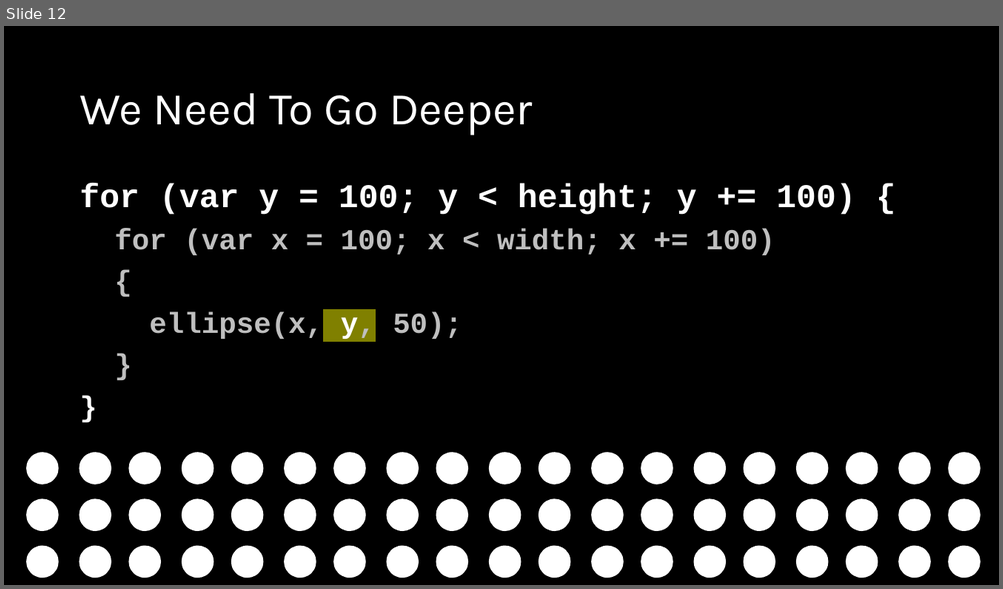
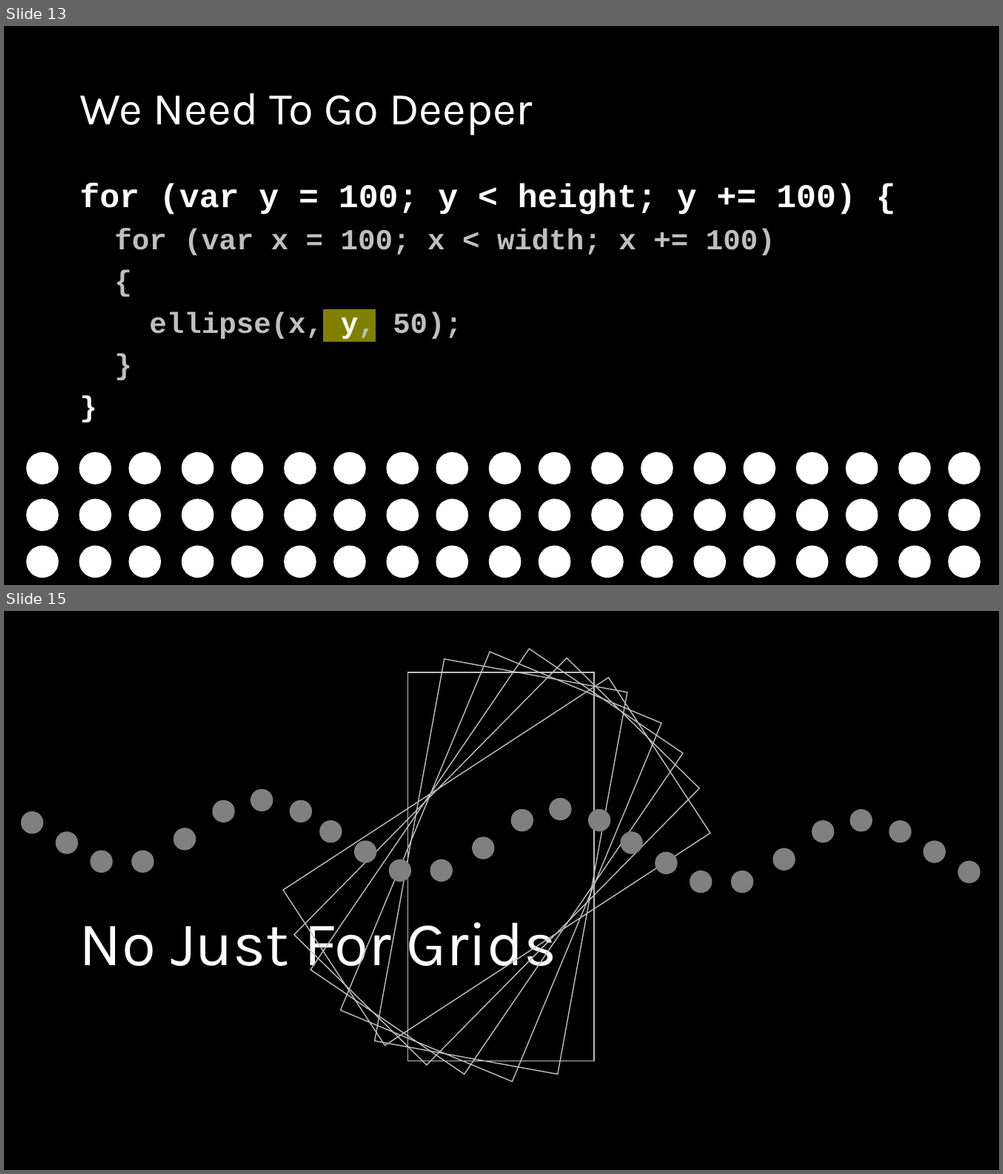
Before and after one commit to crhallberg/IMM120, a slide deck: Presentations/Loops - Oct 30.pptx. Shown one above the other, each under a label of ours: slide 12 before the commit, slides 13 and 15 after it; the slides between them are not shown. The pictures are 1003x589 and 1003x1174 pixels, drawn with LibreOffice and Linux fonts; fonts in the diff are those of the drawing. Boxes give left, top, right and bottom in pixels: in the first picture for what was removed or moved away, otherwise in the second. Text is boxed around its words. In the diff, an @@ line names an element or a change of style, - is before the commit and + after.

```diff
--- a/Presentations/Loops - Oct 30.pptx
+++ b/Presentations/Loops - Oct 30.pptx
@@ slide 15 added at box(4, 611, 999, 1170), background #000000 @@
@@ rectangle added at box(310, 649, 683, 1075), outline #BFBFBF 1 pt @@
@@ rectangle added at box(340, 652, 661, 1082), outline #BFBFBF 1 pt @@
@@ rectangle added at box(294, 658, 700, 1066), outline #BFBFBF 1 pt @@
@@ rectangle added at box(375, 659, 626, 1075), outline #BFBFBF 1 pt @@
@@ rectangle added at box(407, 673, 594, 1062), outline #BFBFBF 1 pt @@
@@ rectangle added at box(283, 678, 710, 1046), outline #BFBFBF 1 pt @@
@@ ellipse added at box(212, 800, 235, 823), fill #808080 @@
@@ ellipse added at box(250, 789, 273, 812), fill #808080 @@
@@ ellipse added at box(290, 800, 312, 823), fill #808080 @@
@@ ellipse added at box(511, 809, 533, 832), fill #808080 @@
@@ ellipse added at box(549, 798, 571, 820), fill #808080 @@
@@ ellipse added at box(588, 809, 611, 832), fill #808080 @@
@@ ellipse added at box(849, 809, 872, 832), fill #808080 @@
@@ ellipse added at box(21, 812, 43, 834), fill #808080 @@
@@ ellipse added at box(56, 832, 78, 854), fill #808080 @@
@@ ellipse added at box(173, 828, 196, 851), fill #808080 @@
@@ ellipse added at box(319, 820, 342, 843), fill #808080 @@
@@ ellipse added at box(620, 832, 643, 854), fill #808080 @@
@@ ellipse added at box(811, 820, 834, 843), fill #808080 @@
@@ ellipse added at box(889, 820, 911, 843), fill #808080 @@
@@ ellipse added at box(90, 851, 112, 873), fill #808080 @@
@@ ellipse added at box(131, 851, 154, 873), fill #808080 @@
@@ ellipse added at box(354, 841, 376, 863), fill #808080 @@
@@ ellipse added at box(472, 837, 494, 860), fill #808080 @@
@@ ellipse added at box(654, 852, 677, 874), fill #808080 @@
@@ ellipse added at box(772, 849, 795, 871), fill #808080 @@
@@ ellipse added at box(923, 841, 945, 863), fill #808080 @@
@@ ellipse added at box(389, 860, 412, 882), fill #808080 @@
@@ ellipse added at box(430, 860, 452, 882), fill #808080 @@
@@ ellipse added at box(690, 871, 712, 893), fill #808080 @@
@@ ellipse added at box(731, 871, 753, 893), fill #808080 @@
@@ ellipse added at box(958, 861, 980, 883), fill #808080 @@
@@ title added at box(79, 909, 556, 980), 60 pt, text #FFFFFF @@
+No Just For Grids
@@ what was slide 12 is now slide 13 @@
```
Also in this commit, not shown: 4 slides changed, 1 other slide added, 6 other files.
